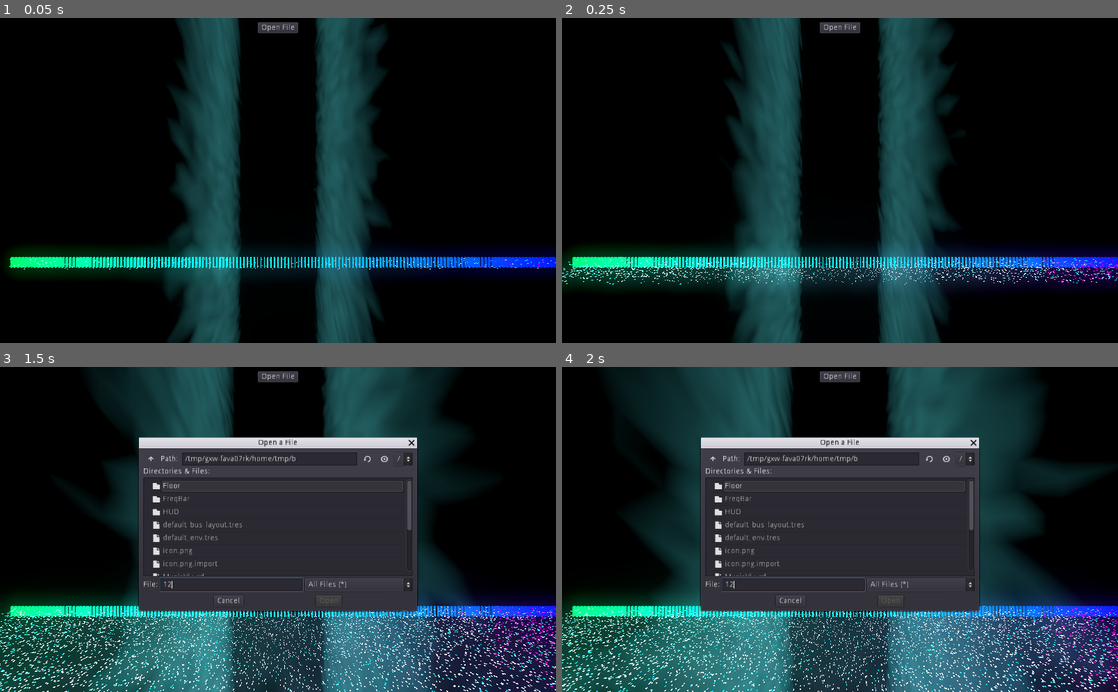
Above: before the commit, frames 1-4 (two rows, left to right).
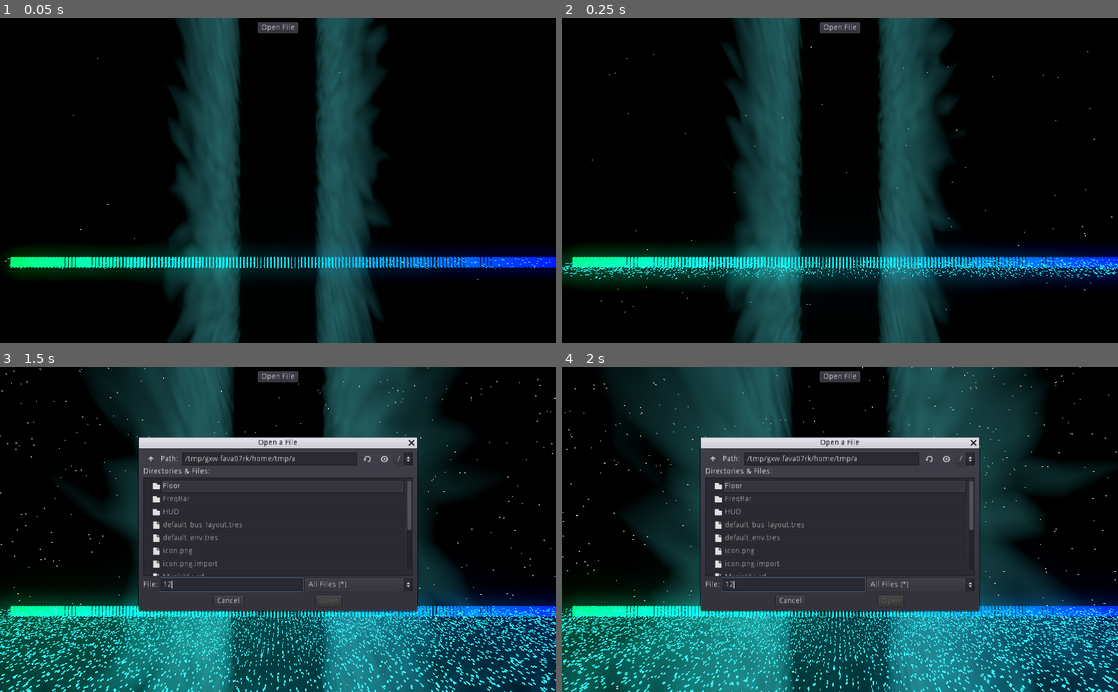
Above: after the commit, the same moments.

Repository: Technohacker/GodotMusicVis
Game: Godot game, scene res://MusicViz.tscn
Same seed, same stepped clock (60 frames per second), same inputs: the game is played once before the commit and once after it.
Inputs (mouse positions are in pixels of both pictures, inside the frame that each line leads up to):
- Up to frame 1 (0.05 s): no input
- Up to frame 2 (0.25 s): no input
- Up to frame 3 (1.5 s): click "Open File" at 0.5 s; click (233, 584) at 1.27 s; type "12" at 1.35 s
- Up to frame 4 (2 s): no input

The runs differ from the first frame. In frame 1, 0.2% of the frame differs, in the area x 0-100%, y 12-81%; in frame 2, 1.5%; in frame 3, 11%; in frame 4, 12%, in the area x 0-100%, y 0-100%.

Commit message:
Update style

Diff:
--- a/FreqBar/FreqBar.tscn
+++ b/FreqBar/FreqBar.tscn
@@ -63,14 +63,12 @@
 [sub_resource type="ParticlesMaterial" id=5]
 lifetime_randomness = 1.0
 emission_shape = 2
-emission_box_extents = Vector3( 0.25, 0.5, 0.125 )
+emission_box_extents = Vector3( 0.05, 0.5, 0.125 )
 flag_align_y = true
-direction = Vector3( 0, -1, 1 )
+direction = Vector3( 0, 0, 1 )
 spread = 0.0
 gravity = Vector3( 0, 0, 0 )
 initial_velocity = 5.0
-hue_variation = 0.07
-hue_variation_random = 0.6
 
 [sub_resource type="CubeMesh" id=6]
 size = Vector3( 0.05, 0.05, 0.05 )
--- a/MusicViz.tscn
+++ b/MusicViz.tscn
@@ -1,8 +1,26 @@
-[gd_scene load_steps=4 format=2]
+[gd_scene load_steps=7 format=2]
 
 [ext_resource path="res://Floor/Floor.tscn" type="PackedScene" id=1]
 [ext_resource path="res://MusicViz.gd" type="Script" id=3]
 [ext_resource path="res://HUD/HUD.tscn" type="PackedScene" id=4]
+
+[sub_resource type="ParticlesMaterial" id=8]
+lifetime_randomness = 1.0
+emission_shape = 2
+emission_box_extents = Vector3( 100, 40, 0.125 )
+flag_align_y = true
+direction = Vector3( 0, 0, 1 )
+spread = 0.0
+gravity = Vector3( 0, 0, 0 )
+initial_velocity = 5.0
+
+[sub_resource type="SpatialMaterial" id=6]
+flags_unshaded = true
+vertex_color_use_as_albedo = true
+
+[sub_resource type="CubeMesh" id=7]
+material = SubResource( 6 )
+size = Vector3( 0.1, 0.1, 0.1 )
 
 [node name="MusicViz" type="Spatial"]
 script = ExtResource( 3 )
@@ -33,4 +51,11 @@
 spot_range = 240.389
 spot_angle = 89.99
 
+[node name="Particles" type="Particles" parent="."]
+transform = Transform( 1, 0, 0, 0, 1, 0, 0, 0, 1, 0, 10, -30 )
+amount = 10000
+lifetime = 20.0
+process_material = SubResource( 8 )
+draw_pass_1 = SubResource( 7 )
+
 [connection signal="stream_ready" from="HUD" to="." method="_on_HUD_stream_ready"]
